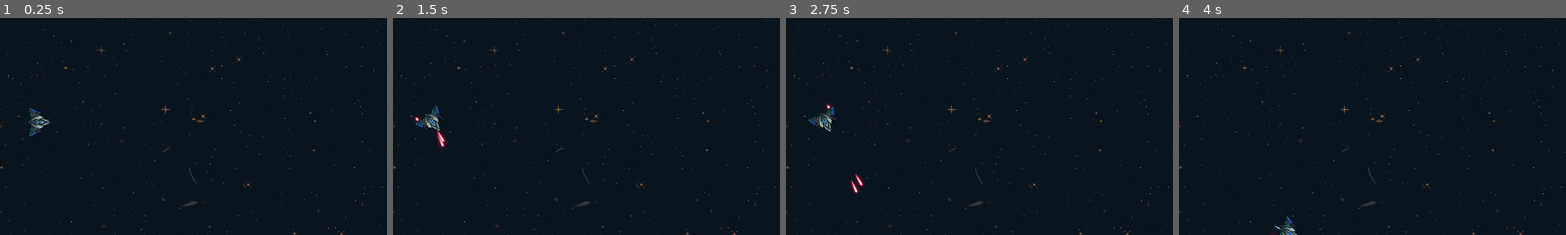
Above: before the commit, frames 1-4 (left to right).
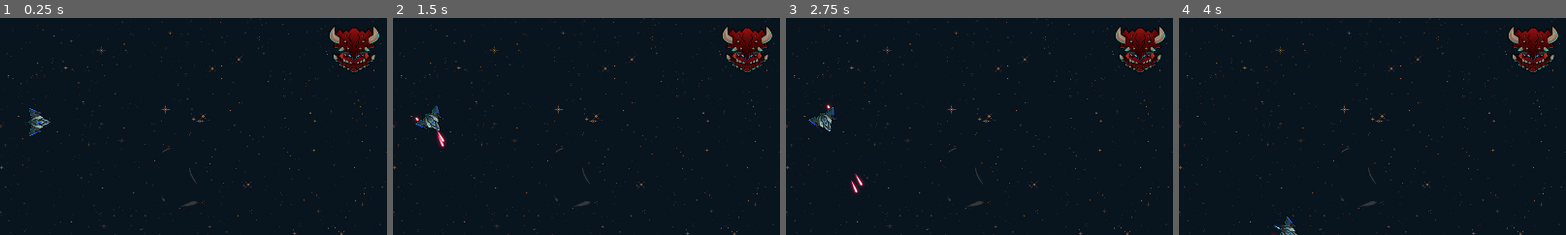
Above: after the commit, the same moments.

Repository: JaroslavZmolik/untitled-space-game
Game: Godot game, scene res://main.tscn
Two runs of this game, one before a commit and one after it. Both use one fixed random seed, a clock stepped at 60 frames per second and the inputs below.
Inputs:
- Up to frame 1 (0.25 s): no input
- Up to frame 2 (1.5 s): tap Enter at 0.5 s; hold Right (turn_right) 0.53-1.28 s; hold Down (decelerate) 0.53-1.28 s; tap Space (shoot_laser) at 1.25, 1.35 s; hold Left (turn_left) from 1.28 s (still down)
- Up to frame 3 (2.75 s): tap Enter at 2 s; release Left (turn_left) at 2.03 s; hold Right (turn_right) from 2.03 s (still down); hold Down (decelerate) from 2.03 s (still down)
- Up to frame 4 (4 s): tap Space (shoot_laser) at 2.75, 2.85 s; release Right (turn_right) at 2.78 s; release Down (decelerate) at 2.78 s; hold Up (accelerate) 2.78-3.53 s; hold Left (turn_left) from 3.53 s (still down); hold Down (decelerate) from 3.53 s (still down)
The pictures show only the part of the screen within x 0-50%, y 26-76%; the shares and areas given below are measured in that part.

The runs differ from the first frame. In frame 1, 1.7% of the frame differs, in the area x 84-98%, y 3-25%; in frame 2, 1.7%; in frame 3, 1.7%; in frame 4, 1.7%.

Commit message:
Added enemy

Diff:
--- /dev/null
+++ b/body.gd
@@ -0,0 +1,15 @@
+extends Sprite2D
+
+@export var sprite1: CompressedTexture2D = null
+@export var sprite2: CompressedTexture2D = null
+
+# Called when the node enters the scene tree for the first time.
+func _ready():
+	var sprites = [sprite1, sprite2]
+	texture = sprites[randi() % sprites.size()]
+	print(texture)
+
+
+# Called every frame. 'delta' is the elapsed time since the previous frame.
+func _process(delta):
+	pass
--- /dev/null
+++ b/enemy.gd
@@ -0,0 +1,11 @@
+extends Area2D
+
+
+# Called when the node enters the scene tree for the first time.
+func _ready():
+	pass # Replace with function body.
+
+
+# Called every frame. 'delta' is the elapsed time since the previous frame.
+func _process(delta):
+	pass
--- /dev/null
+++ b/enemy.tscn
@@ -0,0 +1,21 @@
+[gd_scene load_steps=6 format=3 uid="uid://dfr748ovhtbhi"]
+
+[ext_resource type="Script" path="res://enemy.gd" id="1_vdbqi"]
+[ext_resource type="Script" path="res://body.gd" id="2_egxpp"]
+[ext_resource type="Texture2D" uid="uid://b8fjxrrgp5i6v" path="res://art/enemy/Enemy_1_C_Small.png" id="3_5df8x"]
+[ext_resource type="Texture2D" uid="uid://c0xmme4rk2dlp" path="res://art/enemy/Enemy_2_A_Small.png" id="4_ln5ys"]
+
+[sub_resource type="RectangleShape2D" id="RectangleShape2D_755fp"]
+size = Vector2(121, 111)
+
+[node name="Enemy" type="Area2D"]
+script = ExtResource("1_vdbqi")
+
+[node name="Body" type="Sprite2D" parent="."]
+script = ExtResource("2_egxpp")
+sprite1 = ExtResource("3_5df8x")
+sprite2 = ExtResource("4_ln5ys")
+
+[node name="CollisionShape2D" type="CollisionShape2D" parent="."]
+position = Vector2(0.5, -1.5)
+shape = SubResource("RectangleShape2D_755fp")
--- a/main.tscn
+++ b/main.tscn
@@ -1,9 +1,10 @@
-[gd_scene load_steps=5 format=3 uid="uid://ccv8kmah2uly4"]
+[gd_scene load_steps=6 format=3 uid="uid://ccv8kmah2uly4"]
 
 [ext_resource type="PackedScene" uid="uid://ccfltpvdy36o1" path="res://player.tscn" id="1_jcg64"]
 [ext_resource type="Texture2D" uid="uid://c3m5v3v4o2kpn" path="res://art/space/background.png" id="1_ucqf1"]
 [ext_resource type="Script" path="res://main.gd" id="1_v6it5"]
 [ext_resource type="PackedScene" uid="uid://dnrx4e1pxuptn" path="res://laser.tscn" id="3_24pnl"]
+[ext_resource type="PackedScene" uid="uid://dfr748ovhtbhi" path="res://enemy.tscn" id="5_00dah"]
 
 [node name="Main" type="Node"]
 script = ExtResource("1_v6it5")
@@ -20,4 +21,17 @@
 rotation = 1.5708
 scale = Vector2(0.6, 0.6)
 
+[node name="Enemy" parent="." instance=ExtResource("5_00dah")]
+position = Vector2(880, 360)
+
+[node name="ParallaxBackground" type="ParallaxBackground" parent="."]
+visible = false
+
+[node name="ParallaxLayer" type="ParallaxLayer" parent="ParallaxBackground"]
+motion_mirroring = Vector2(1920, 1080)
+
+[node name="Sprite2D" type="Sprite2D" parent="ParallaxBackground/ParallaxLayer"]
+texture = ExtResource("1_ucqf1")
+centered = false
+
 [connection signal="shot_laser" from="Player" to="." method="_on_player_shot_laser"]
Binary file added: art/enemy/Enemy_1_C_Small.png
Not shown, added: art/enemy/Enemy_1_C_Small.png.import
Binary file added: art/enemy/Enemy_2_A_Small.png
Not shown, added: art/enemy/Enemy_2_A_Small.png.import
